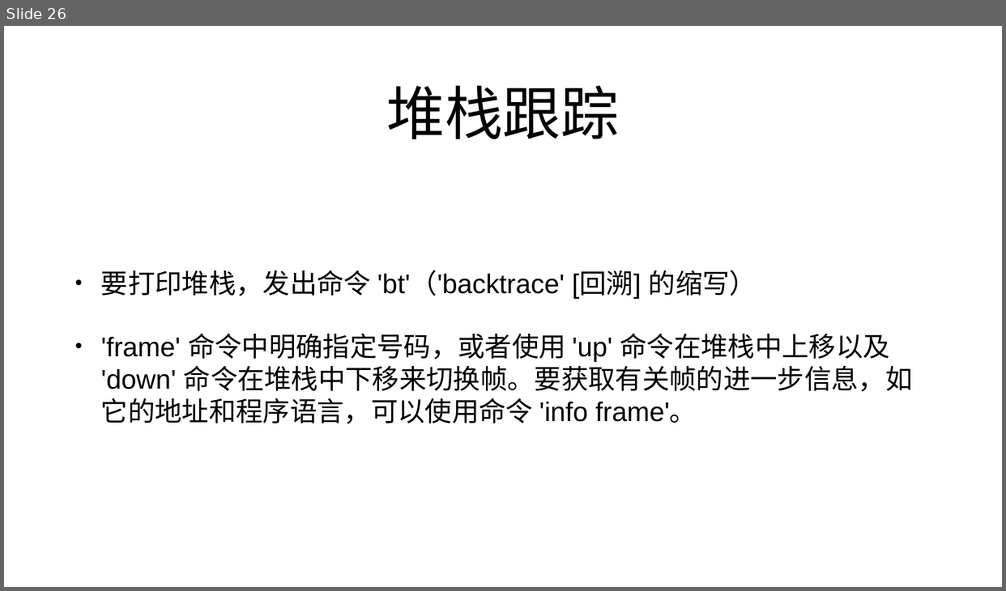
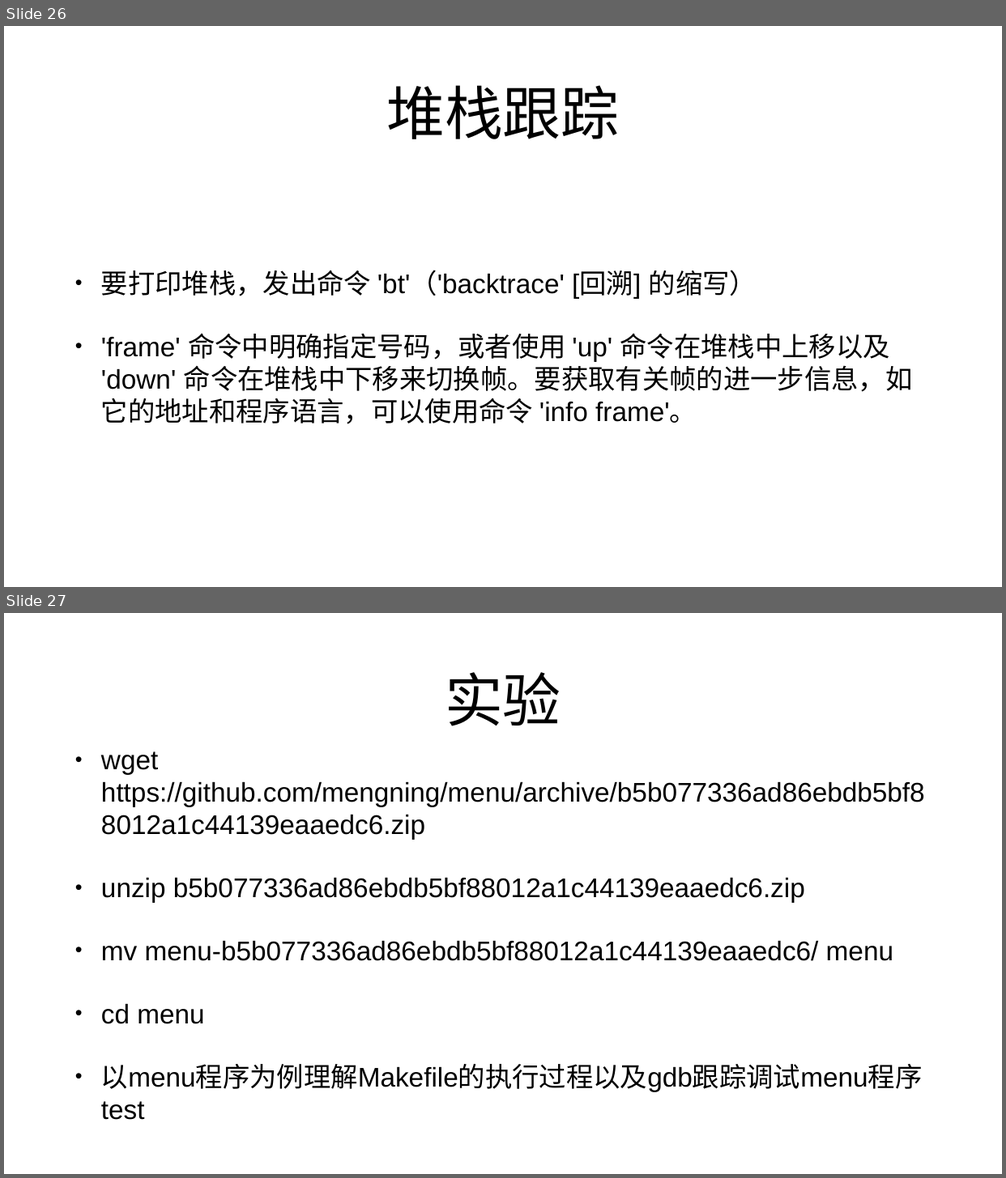
Before and after one commit to mengning/linuxstart, a slide deck: L5/5gcc-gdb-make.pptx. Shown one above the other, each under a label of ours: slide 26 before the commit, slides 26 and 27 after it. The pictures are 1006x591 and 1006x1178 pixels, drawn with LibreOffice and Linux fonts; fonts in the diff are those of the drawing. Boxes give left, top, right and bottom in pixels: in the first picture for what was removed or moved away, otherwise in the second. Text is boxed around its words. In the diff, an @@ line names an element or a change of style, - is before the commit and + after.

```diff
--- a/L5/5gcc-gdb-make.pptx
+++ b/L5/5gcc-gdb-make.pptx
@@ slide 27 added at box(4, 613, 1002, 1174), background #FFFFFF @@
@@ title added at box(445, 672, 561, 726), 112 pt, text #000000 @@
+实验
@@ text added at box(101, 752, 925, 1093), 52 pt, text #000000 @@
+• wget https://github.com/mengning/menu/archive/b5b077336ad86ebdb5bf88012a1c44139eaaedc6.zip
+• unzip b5b077336ad86ebdb5bf88012a1c44139eaaedc6.zip
+• mv menu-b5b077336ad86ebdb5bf88012a1c44139eaaedc6/ menu
+• cd menu
+• 以menu程序为例理解Makefile的执行过程以及gdb跟踪调试menu程序test
```
Also in this commit, not shown: 2 other files.
